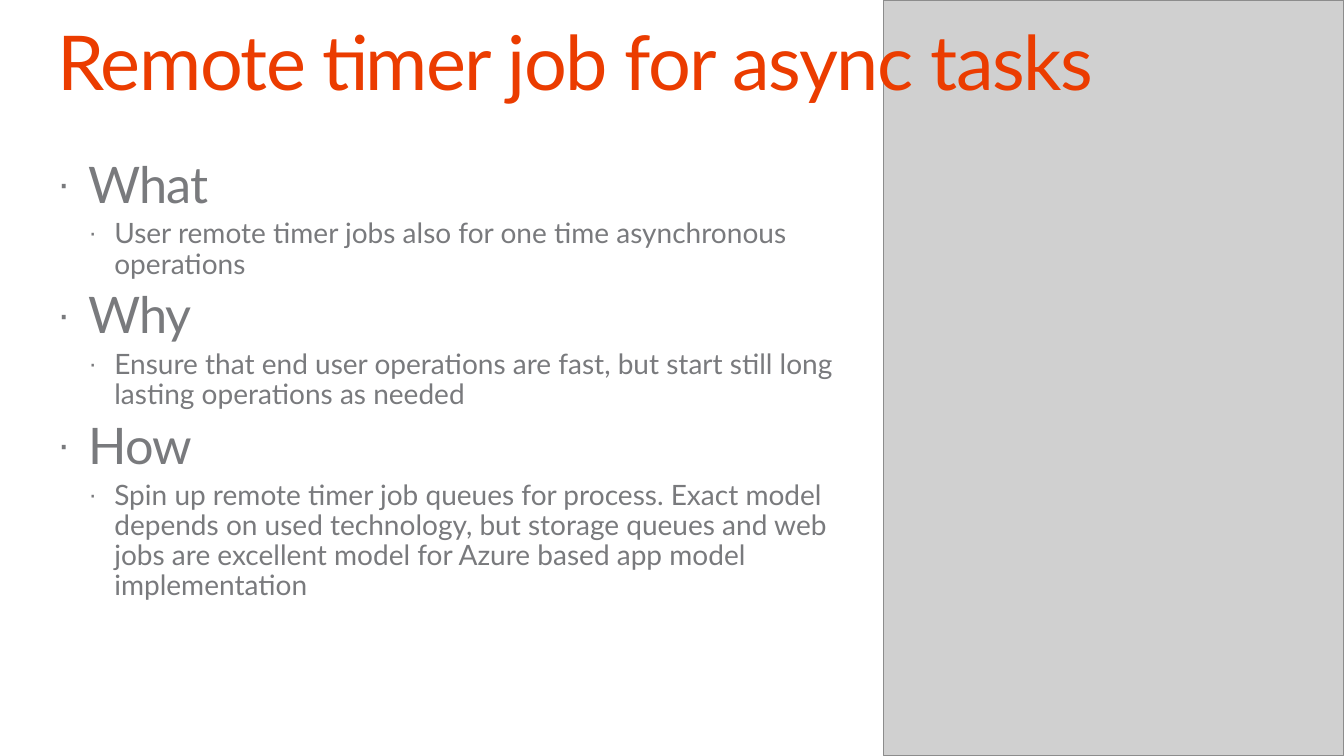
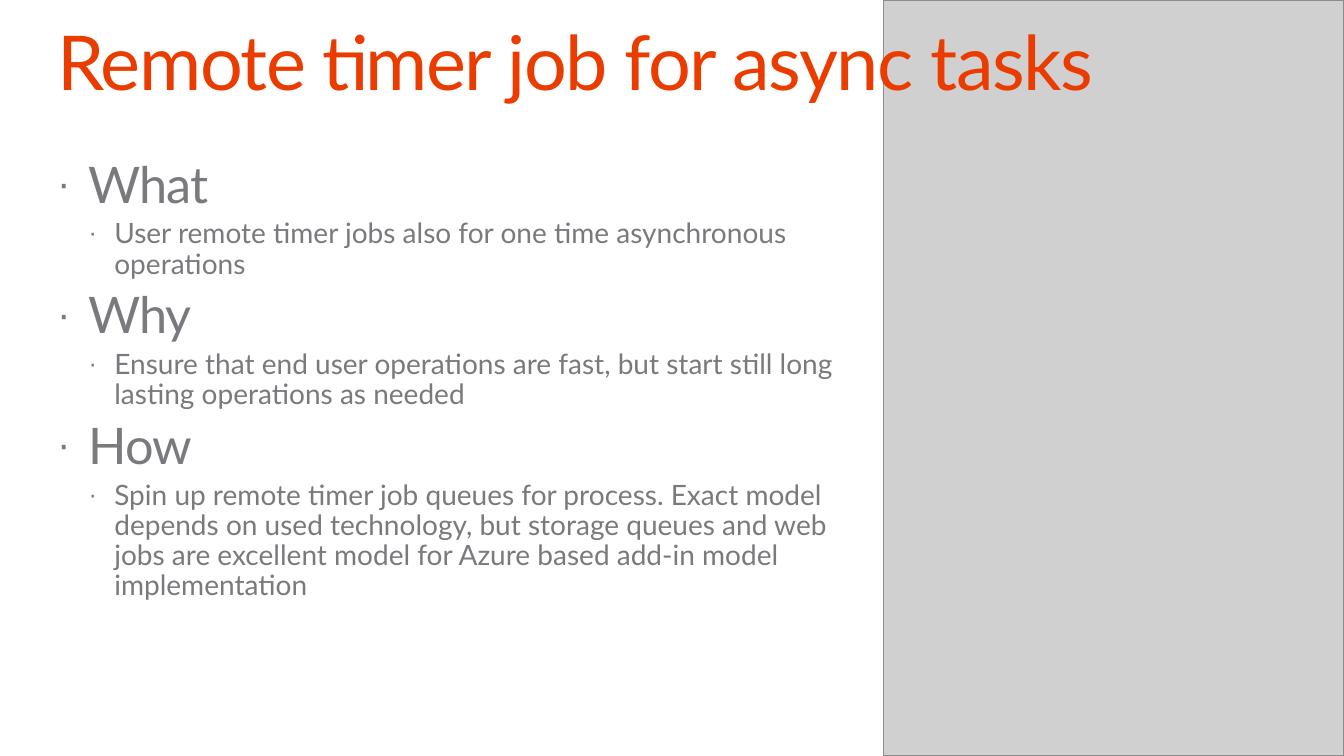
Before and after one commit to OfficeDev/TrainingContent, a slide deck: slide 14 of O3658/05 Using Remote Event Receivers and Remote Timer Jobs/5_RemoteTimersEvents.pptx. Drawn at 1344x756 pixels with LibreOffice and Linux fonts; fonts in the diff are those of the drawing; grey boxes stand for pictures; background and template pictures are left out. Boxes give left, top, right and bottom in pixels: in the first picture for what was removed or moved away, otherwise in the second. Text is boxed around its words. In the diff, an @@ line names an element or a change of style, - is before the commit and + after.

```diff
--- a/O3658/05 Using Remote Event Receivers and Remote Timer Jobs/5_RemoteTimersEvents.pptx
+++ b/O3658/05 Using Remote Event Receivers and Remote Timer Jobs/5_RemoteTimersEvents.pptx
@@ text at [114,484,826,600]: text changed @@
-  · Spin up remote timer job queues for process. Exact model depends on used technology, but storage queues and web jobs are excellent model for Azure based app model implementation
+  · Spin up remote timer job queues for process. Exact model depends on used technology, but storage queues and web jobs are excellent model for Azure based add-in model implementation
```
Also in this commit, not shown: 16 other slides changed, 1 slide added, 1 slide removed, 6 other files.
